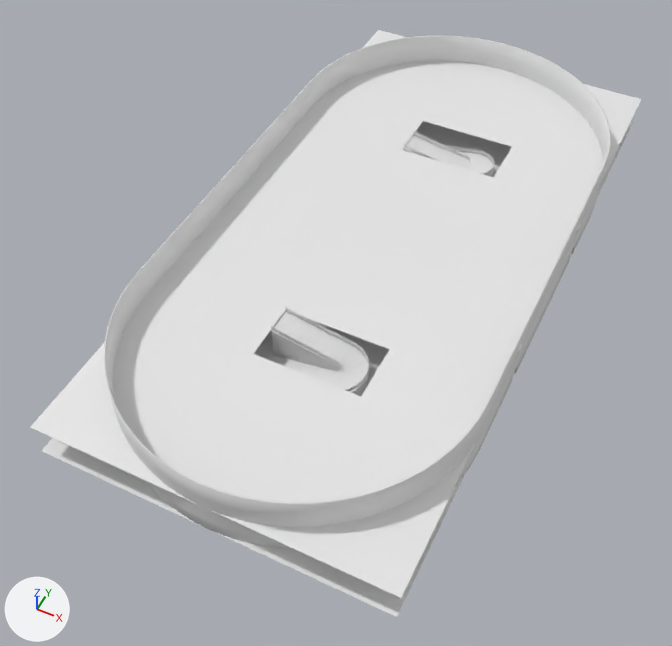
The Blender file assets/blender/arcade_reception/arcade_reception.blend, before and after one commit.
Both versions are drawn from a 50 mm camera at (13.7, -94.0, 99.1) aimed at (-27.4, -11.9, -3.6). Arrows for +X, +Y and +Z are at lower left; the lights stay in place. Objects named as collision shapes, trigger or cutter boxes, shadow casters or lower levels of detail are left out.

In view in the first picture: 'first_floor', 'ground_floor', 'left_stairs', 'right_stairs', 'wall'.
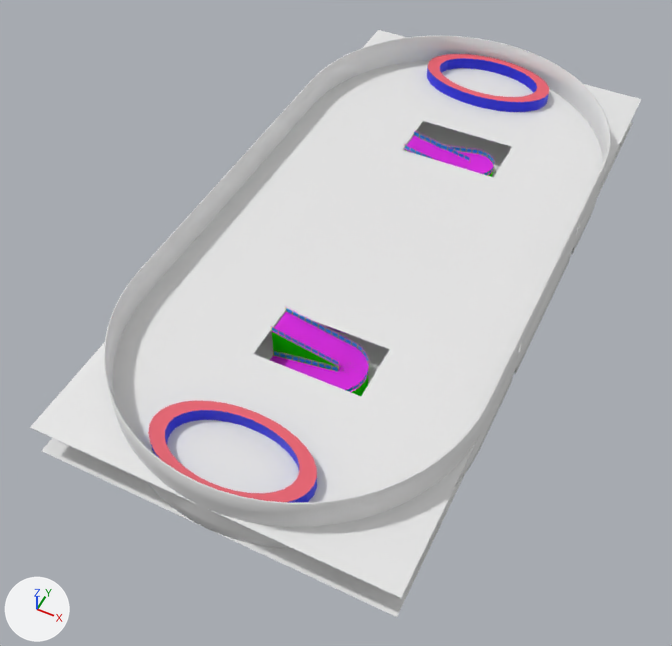
Location of each change, (x1, y1, x2, y2) in pixels of the pictures (672 x 646 px):
'bar_right', added (red)
    after: (148, 400, 317, 503)
    faces in mat_bar_top (red #e75f6d): (148, 400, 317, 502)
    faces in mat_bar_side (blue #161ae7): (151, 410, 317, 503)
'right_stairs', recoloured (white to pink)
    both: (270, 306, 369, 396)
'bar_left', added
    after: (427, 54, 549, 112)
    faces in mat_bar_side (blue #161ae7): (427, 58, 549, 112)
    faces in mat_bar_top (red #e75f6d): (428, 54, 549, 102)
'left_stairs', recoloured, turned, rescaled (white to pink)
    both: (404, 131, 495, 177)

The change in detail:
Material 'Stair_white' (mat_stair_white) changes colour from white #e7e7e7 to green #1ae702; in linear values from (0.8, 0.8, 0.8) to (0.0102, 0.8, 0.000633).
Material 'Stair_wood' (mat_stair_wood) changes colour from white #e7e7e7 to pink #df33e7; in linear values from (0.8, 0.8, 0.8) to (0.741, 0.0326, 0.8).
Material 'Stair_glass' (mat_stair_glass) changes colour from white #e7e7e7 to blue #2eaee7; in linear values from (0.8, 0.8, 0.8) to (0.0273, 0.424, 0.8).
Material 'bar_top' (mat_bar_top) is new.
Its base color is (0.8, 0.114, 0.154) (red #e75f6d).
Material 'bar_side' (mat_bar_side) is new.
Its base color is (0.00822, 0.0105, 0.8) (blue #161ae7).
Mesh me_circle_002 is new.
It has 128 vertices, 128 faces and spans x -1.0..1.0, y -1.0..1.0, z 0.0..0.12.
Faces by material slot: [64, 64].
It uses material mat_bar_top (red #e75f6d).
It uses material mat_bar_side (blue #161ae7).
Object 'left_stairs' (ob_left_stairs) turns from (0, 0, -90) to (0, 0, 90) degrees about x, y and z.
Object 'left_stairs' (ob_left_stairs) is rescaled from (-1.0, 1.0, 1.0) to (1.0, -1.0, 1.0).
Object 'bar_right' (ob_bar_right) is new; it shows me_circle_002.
Its location is (-25.2, -43.9, 5.0).
Its rotation in degrees is (0, 0, 90).
Its scale is (6.11, 11.0, 16.2).
Object 'bar_left' (ob_bar_left) is new; it shows a copy of me_circle_002.
Its location is (-25.2, 42.4, 5.0).
Its rotation in degrees is (0, 0, 90).
Its scale is (6.11, 11.0, 16.2).
